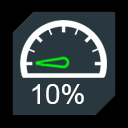
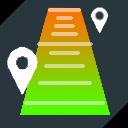
Layered file, before and after one edit (128x128). Changes by layer:
added layer "Layer 2" above "Layer 3" over bbox(90, 7, 109, 33)
added layer "Layer 3" above "Distance10" over bbox(7, 44, 38, 96)
added layer "Distance10" (50%) above "Layer 6" over bbox(0, 1, 128, 128)
added layer "Layer 6" above "IconBackground" over bbox(20, 7, 110, 115)
added layer "IconBackground" above "Layer 1" over bbox(0, 0, 128, 128)
added layer "Layer 1" over bbox(0, 0, 128, 128)
